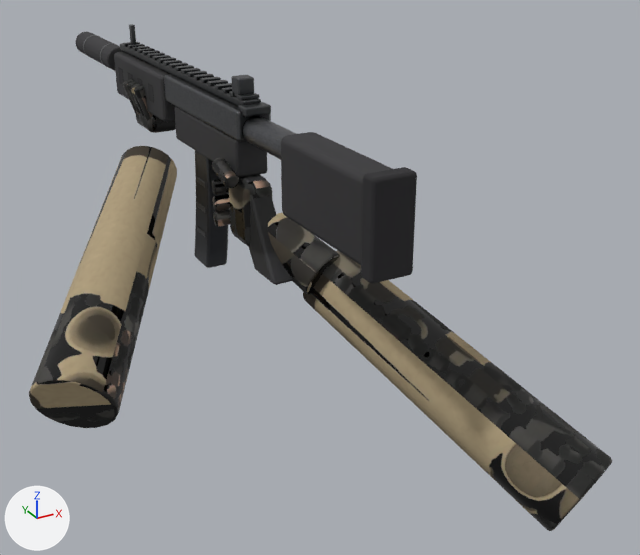
Before and after pictures for a commit that changed the glTF model spil/sigtekorn/modeller/taktisk.glb.
Rendered twice from a camera (50 mm lens) standing at (-0.407, -0.93, 0.259) and looking at (0.109, 0.008, -0.21). Every picture has the same lights, and +X, +Y and +Z are marked at lower left. The picture after the commit comes second. Vertices at exactly the same position are counted once.

The scene before the commit, as lines of its bpy script (objects in view):
```python
me_højre_håndflade = bpy.data.meshes.new('højre håndflade')
me_højre_håndflade.from_pydata(...)  # 1296 vertices, 2536 faces; spans x -0.281..0.235, y -0.431..0.338, z -0.359..0.007
me_højre_håndflade.materials.append(mat_hænder)
me_nedre = bpy.data.meshes.new('nedre')
me_nedre.from_pydata(...)  # 4736 vertices, 9292 faces; spans x -0.024..0.024, y -0.325..0.66, z -0.205..0.075
me_nedre.materials.append(mat_taktisk)
ob_hænder = bpy.data.objects.new('hænder', me_højre_håndflade)
ob_hænder.location = (0.0, 0.0, 0.0)
ob_taktisk = bpy.data.objects.new('taktisk', me_nedre)
ob_taktisk.location = (0.0, 0.0, 0.0)
```
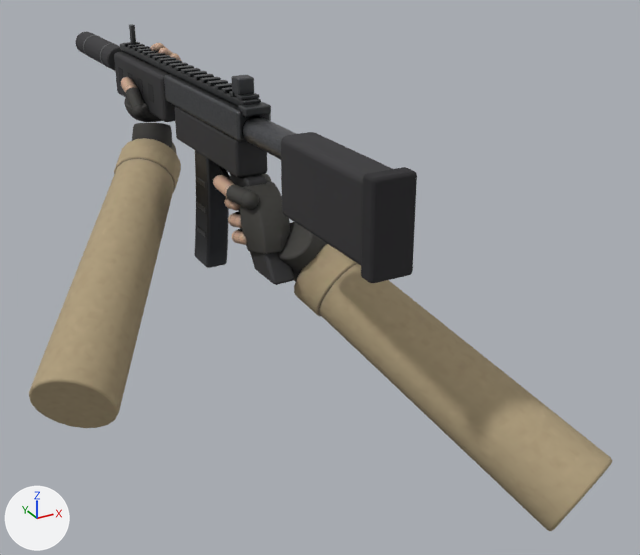
Changed parts and their boxes [x1, y1, x2, y2] in the pictures (640 x 555 px):
'hænder', reshaped (8% taller)
    before: [29, 79, 613, 531]
    after: [29, 43, 613, 531]
part 1 of me_højre_håndflade, added
    after: [229, 201, 240, 211]
part 2 of me_højre_håndflade, added
    after: [235, 215, 242, 228]
part 3 of me_højre_håndflade, added
    after: [239, 232, 247, 245]
part 4 of me_højre_håndflade, added
    after: [260, 173, 272, 182]
part 5 of me_højre_håndflade, added
    after: [241, 191, 259, 209]
part 6 of me_højre_håndflade, added
    after: [278, 222, 327, 279]
part 7 of me_højre_håndflade, deleted
    before: [213, 209, 230, 226]
part 8 of me_højre_håndflade, built on
    before: [123, 79, 176, 133]
    after: [114, 43, 183, 192]
part 9 of me_højre_håndflade, reshaped
    before: [212, 158, 340, 294]
    after: [214, 175, 357, 316]
part 10 of me_højre_håndflade, surface changed
    before: [29, 146, 613, 531]
    after: [29, 159, 613, 531]

The change, as a list of edits to the scene's bpy script:
```text
Change me_højre_håndflade:
    used by ob_hænder; location = (0.0, 0.0, 0.0)
    remove me_højre_håndflade.from_pydata(...)  # 1296 vertices, 2536 faces; spans x -0.281..0.235, y -0.431..0.338, z -0.359..0.007
    add me_højre_håndflade.from_pydata(...)  # 23208 vertices, 46080 faces; spans x -0.281..0.235, y -0.431..0.337, z -0.359..0.059
    me_højre_håndflade part 1: a new loose piece, a UV sphere (16 segments, 10 rings, poles along z) spanning x -0.031..-0.015, y -0.038..-0.023, z -0.082..-0.067, in mat_hænder
    me_højre_håndflade part 2: a new loose piece, a UV sphere (16 segments, 10 rings, poles along z) spanning x -0.03..-0.015, y -0.051..-0.036, z -0.1..-0.084, in mat_hænder
    me_højre_håndflade part 3: a new loose piece, a UV sphere (16 segments, 10 rings, poles along z) spanning x -0.03..-0.014, y -0.059..-0.044, z -0.118..-0.102, in mat_hænder
    me_højre_håndflade part 4: a new loose piece, a UV sphere (16 segments, 10 rings, poles along z) spanning x 0.01..0.032, y -0.021..0.002, z -0.072..-0.05, in mat_hænder
    me_højre_håndflade part 5: a new loose piece, a UV sphere (16 segments, 10 rings, poles along z) spanning x -0.029..-0.008, y -0.071..-0.051, z -0.072..-0.051, in mat_hænder
    me_højre_håndflade part 6: the loose piece of 108 vertices spanning x -0.012..0.071, y -0.136..-0.036, z -0.17..-0.083 is copied, and the copy is multiplied about its middle by the matrix ((0.004, -0.738, 0.457), (0.947, 0.218, 0.158), (-0.047, 0.094, 0.797)), then moved by (0.007, 0.003, -0.001); it spans x 0.0..0.075, y -0.115..-0.05, z -0.165..-0.09
    me_højre_håndflade part 7: the loose piece of 84 vertices spanning x -0.032..0.018, y 0.002..0.03, z -0.118..-0.096 is deleted
    me_højre_håndflade part 8: 3 vertices moved within x -0.035..-0.027, y 0.291..0.32, z 0.003..0.005; 505 vertices removed from x -0.037..0.036, y 0.265..0.338, z -0.061..0.007; 9573 vertices added at x -0.091..0.042, y 0.181..0.337, z -0.145..0.059
    me_højre_håndflade part 9: 2 vertices moved within x 0.012..0.023, y -0.04..-0.037, z -0.125; 448 vertices removed from x -0.039..0.071, y -0.136..0.03, z -0.17..-0.025; 9034 vertices added at x -0.035..0.109, y -0.142..0.037, z -0.205..-0.049
    me_højre_håndflade part 10: 472 kept faces spanning x -0.281..0.235, y -0.431..0.255, z -0.359..-0.061 get new texture (UV) coordinates
    other edits to the shape of me_højre_håndflade do not show in these pictures
```
